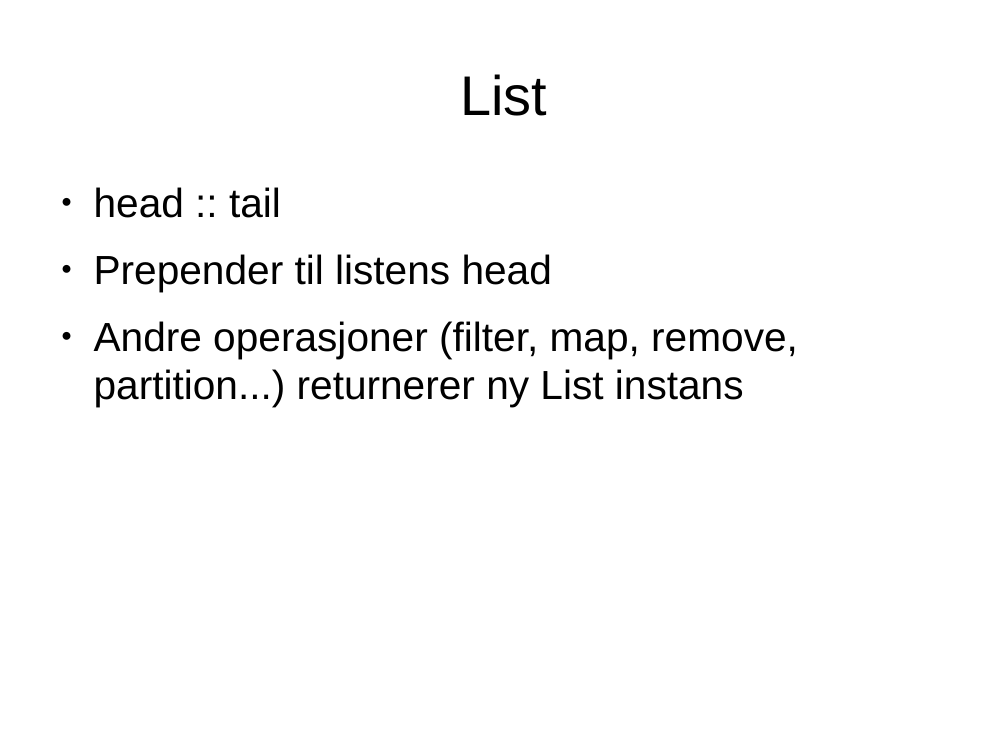
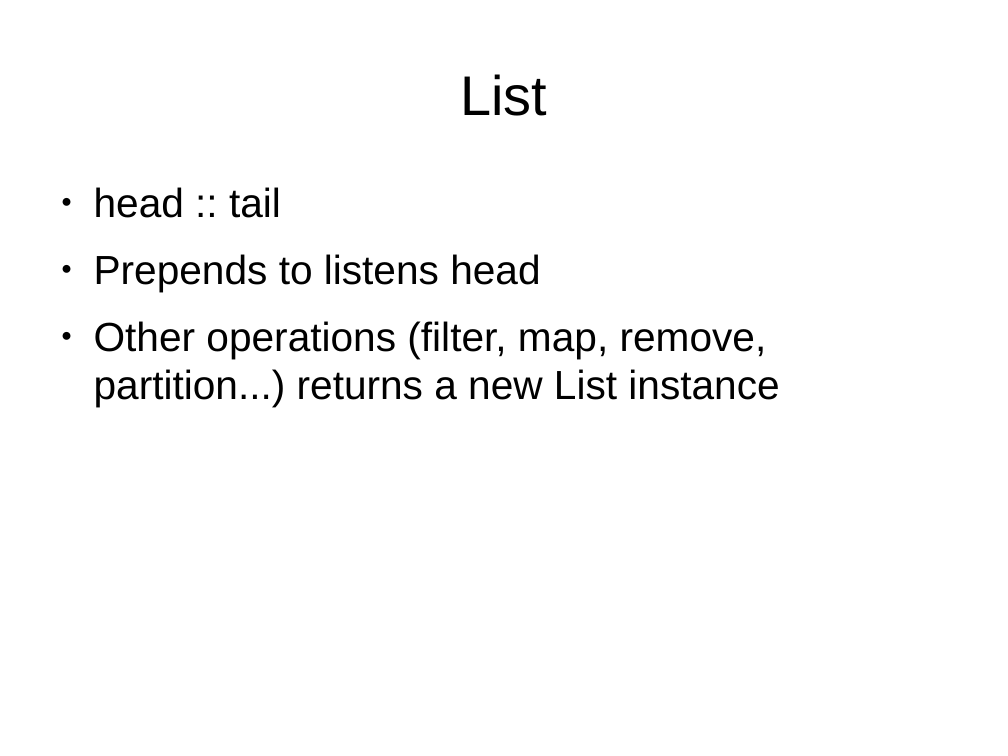
Before and after one commit to javaBin/scala-training-slides, a slide deck: slide 5 of 1.7 - funksjonell_programmering.odp. Drawn at 1008x756 pixels with LibreOffice and Linux fonts; fonts in the diff are those of the drawing; background and template pictures are left out. Boxes give left, top, right and bottom in pixels: in the first picture for what was removed or moved away, otherwise in the second. Text is boxed around its words. In the diff, an @@ line names an element or a change of style, - is before the commit and + after.

```diff
--- a/1.7 - funksjonell_programmering.odp
+++ b/1.7 - funksjonell_programmering.odp
@@ text at bbox=[94, 254, 779, 407]: text changed @@
-● Prepender til listens head
-● Andre operasjoner (filter, map, remove, partition...) returnerer ny List instans
+● Prepends to listens head
+● Other operations (filter, map, remove, partition...) returns a new List instance
```
Also in this commit, not shown: 2 other slides changed, 4 slides added, 4 slides removed.
